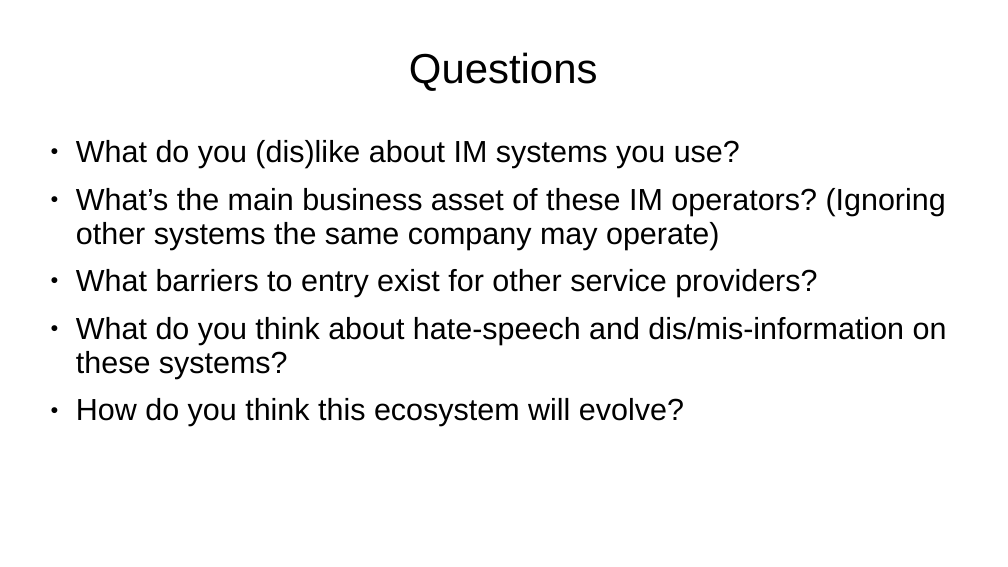
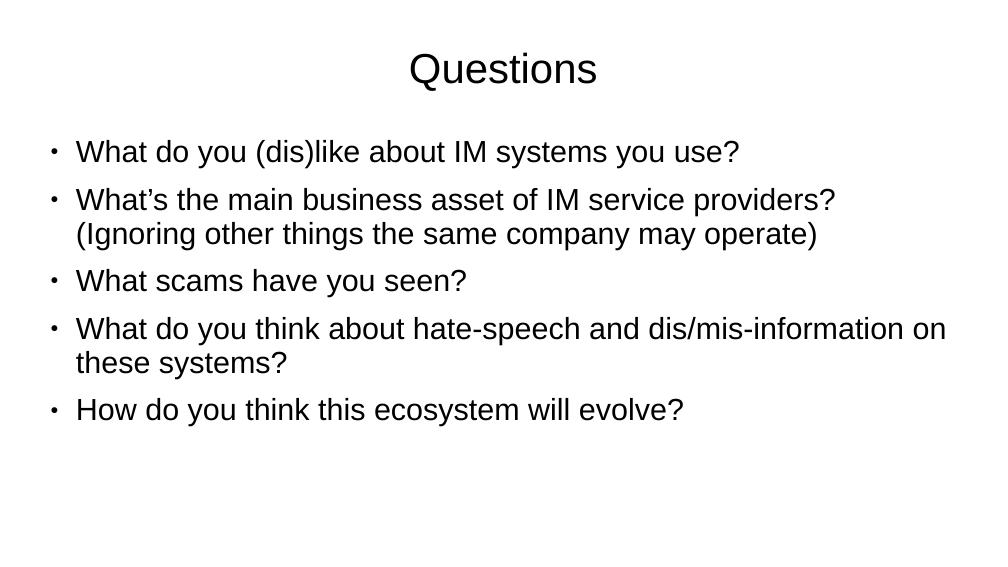
Before and after one commit to sftcd/witidtm, a slide deck: slide 13 of lectures/2026-2027/800-im.odp (slide 12 before the commit). Drawn at 1008x567 pixels with LibreOffice and Linux fonts; fonts in the diff are those of the drawing. Boxes give left, top, right and bottom in pixels: in the first picture for what was removed or moved away, otherwise in the second. Text is boxed around its words. In the diff, an @@ line names an element or a change of style, - is before the commit and + after.

```diff
--- a/lectures/2026-2027/800-im.odp
+++ b/lectures/2026-2027/800-im.odp
@@ text at (76,188,835,297): text changed @@
-● What’s the main business asset of these IM operators? (Ignoring other systems the same company may operate)
-● What barriers to entry exist for other service providers?
+● What’s the main business asset of IM service providers? (Ignoring other things the same company may operate)
+● What scams have you seen?
```
Also in this commit, not shown: 1 slide added, 5 other files.
